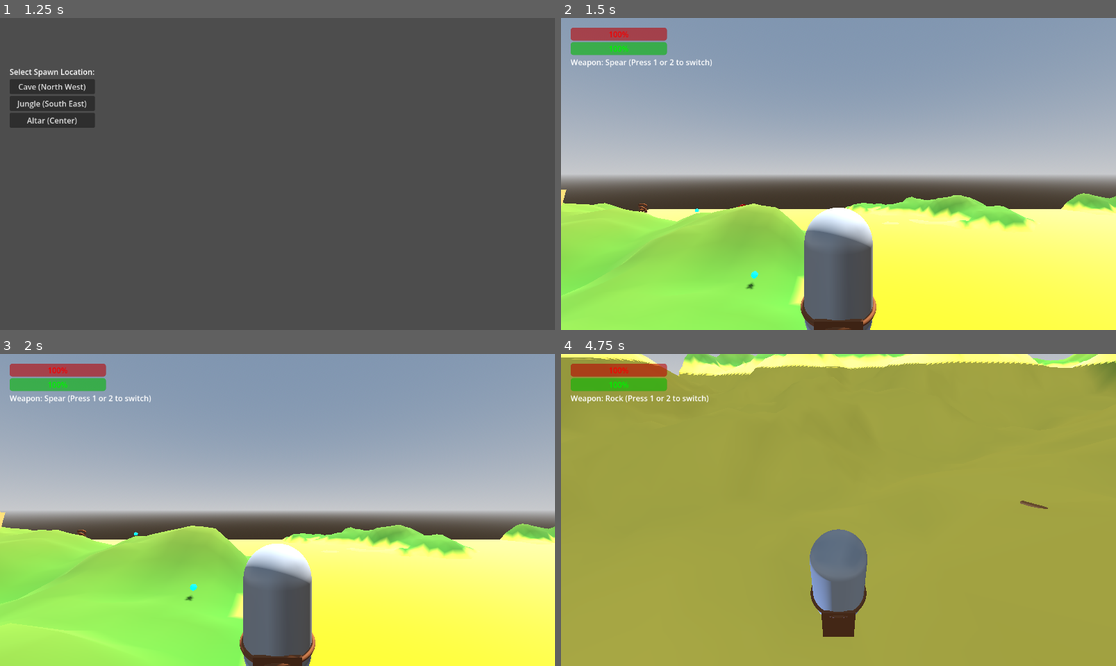
Above: before the commit, frames 1-4 (two rows, left to right).
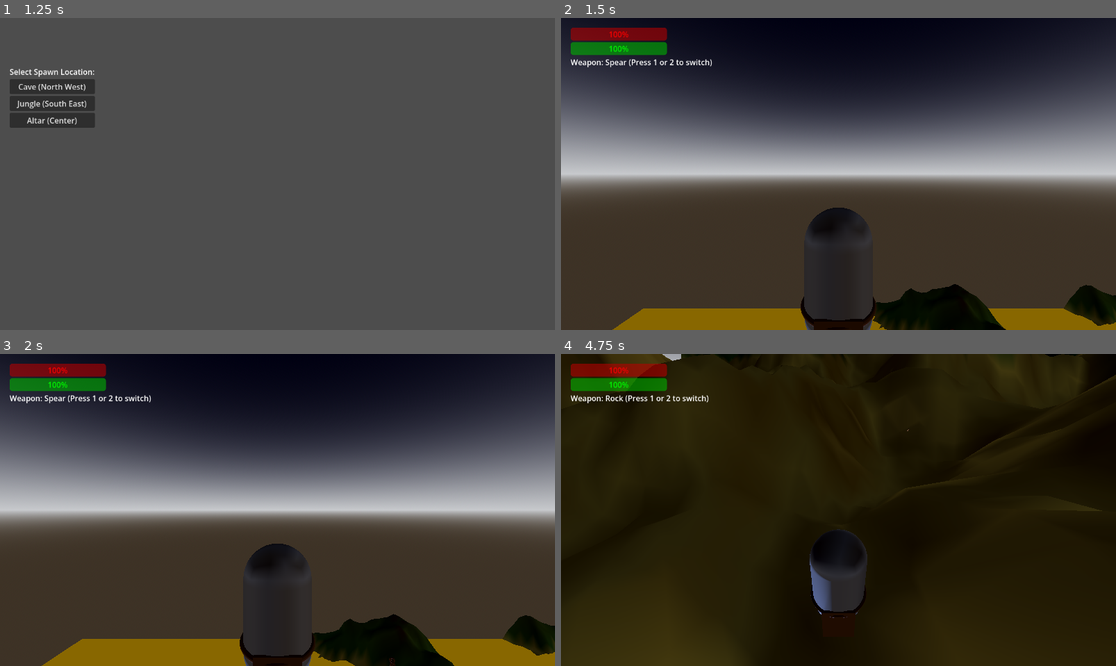
Above: after the commit, the same moments.

Repository: travist89/SpearMan
Game: Godot game, scene res://World.tscn
Same seed, same stepped clock (60 frames per second), same inputs: the game is played once before the commit and once after it. The project has no main scene, so this scene is started directly.
Inputs (mouse positions are in pixels of both pictures, inside the frame that each line leads up to):
- Up to frame 1 (1.25 s): click "Host" at 0.5 s
- Up to frame 2 (1.5 s): click "Cave (North West)" at 1.25 s
- Up to frame 3 (2 s): no input
- Up to frame 4 (4.75 s): tap Enter (ui_accept) at 2, 2.27, 3.02, 4.52 s; move the mouse to (866, 510) at 2.02 s; press the mouse at (866, 510) at 2.03 s; hold Up (ui_up) from 2.03 s (still down); move the mouse to (810, 510) at 2.77 s; release the mouse at (810, 510) at 2.78 s; tap 1 at 2.85 s; move the mouse to (849, 503) at 3.52 s; hold 2 3.53-4.28 s; move the mouse to (832, 516) at 4.27 s; tap Shift at 4.35 s

Frame 1 is identical in both runs. In frame 2, 85% of the frame differs, in the area x 0-100%, y 0-100%; in frame 3, 88%; in frame 4, 100%.

Commit message:
Fix spawn sync issues: atomic spawn_function, seed sync, terrain regeneration, and documentation update

Diff:
--- a/Player.gd
+++ b/Player.gd
@@ -117,7 +117,12 @@
 
 func _physics_process(delta):
 	if not is_multiplayer_authority():
-		return # Position is synced by MultiplayerSynchronizer
+		# For non-local players, position is synced by MultiplayerSynchronizer.
+		# We still call move_and_slide() to ensure physics/collision state is updated,
+		# but we don't apply gravity or input forces locally.
+		move_and_slide()
+		return
+
 	if is_dead: return
 	if not is_on_floor(): velocity.y -= gravity * delta
 	if Input.is_action_just_pressed("ui_accept") and is_on_floor(): velocity.y = jump_velocity
--- a/World.gd
+++ b/World.gd
@@ -3,12 +3,12 @@
 # Networking
 var peer = ENetMultiplayerPeer.new()
 @export var player_scene: PackedScene
-var spear_scene = preload("res://Spear.tscn")
-var rock_scene = preload("res://Rock.tscn")
-var enemy_scene = preload("res://Enemy.tscn")
-var target_scene = preload("res://Target.tscn")
-var collectible_health_scene = preload("res://CollectibleHealth.tscn")
-var collectible_speed_scene = preload("res://CollectibleSpeed.tscn")
+@export var spear_scene: PackedScene = preload("res://Spear.tscn")
+@export var rock_scene: PackedScene = preload("res://Rock.tscn")
+@export var enemy_scene: PackedScene = preload("res://Enemy.tscn")
+@export var target_scene: PackedScene = preload("res://Target.tscn")
+@export var collectible_health_scene: PackedScene = preload("res://CollectibleHealth.tscn")
+@export var collectible_speed_scene: PackedScene = preload("res://CollectibleSpeed.tscn")
 
 # Environment
 var noise = FastNoiseLite.new()
@@ -24,9 +24,15 @@
 var moon: DirectionalLight3D
 var world_env: WorldEnvironment
 
+var spawner: MultiplayerSpawner
+
 func _ready():
-	var spawner = MultiplayerSpawner.new()
+	spawner = MultiplayerSpawner.new()
+	spawner.name = "MultiplayerSpawner" # Ensure consistent name for replication
 	spawner.spawn_path = get_path()
+	# Register a custom spawn function to handle initialization (position, id) deterministically on both sides
+	spawner.spawn_function = _spawn_player
+
 	spawner.add_spawnable_scene(player_scene.resource_path)
 	spawner.add_spawnable_scene(spear_scene.resource_path)
 	spawner.add_spawnable_scene(rock_scene.resource_path)
@@ -37,13 +43,19 @@
 	add_child(spawner)
 
 	create_multiplayer_ui()
-	setup_lighting_and_sky()
+	setup_lighting_and_sky() # Keep this if scene lighting is insufficient, but generally World.tscn handles it.
 
 	# Use a fixed seed for deterministic generation across all clients
 	seed(12345)
+	# Explicitly set all noise parameters to ensure consistency across platforms
 	noise.seed = 12345
+	noise.noise_type = FastNoiseLite.TYPE_SIMPLEX
+	noise.fractal_type = FastNoiseLite.FRACTAL_FBM
 	noise.frequency = 0.012
 	noise.fractal_octaves = 5
+	noise.fractal_lacunarity = 2.0
+	noise.fractal_gain = 0.5
+	noise.domain_warp_enabled = false
 
 	# Only the server generates the environment objects (enemies, collectibles, etc.)
 	# The MultiplayerSpawner will replicate these to clients.
@@ -65,25 +77,40 @@
 	update_day_night_cycle(delta)
 
 func setup_lighting_and_sky():
-	world_env = WorldEnvironment.new()
-	var env = Environment.new()
-	var sky = Sky.new()
-	var sky_mat = ProceduralSkyMaterial.new()
-	sky_mat.sky_top_color = Color(0.4, 0.6, 1.0)
-	sky_mat.sky_horizon_color = Color(0.6, 0.5, 0.4)
-	sky_mat.ground_bottom_color = Color(0.2, 0.1, 0.1)
-	sky.sky_material = sky_mat
-	env.sky = sky
-	env.background_mode = Environment.BG_SKY
-	env.ambient_light_source = Environment.AMBIENT_SOURCE_SKY
-	env.tonemap_mode = Environment.TONE_MAPPER_FILMIC
-	env.glow_enabled = true
-	world_env.environment = env
-	add_child(world_env)
-	sun = DirectionalLight3D.new(); sun.name = "Sun"; sun.shadow_enabled = true
-	sun.light_color = Color(1.0, 1.0, 0.85); add_child(sun)
-	moon = DirectionalLight3D.new(); moon.name = "Moon"; moon.shadow_enabled = true
-	moon.light_color = Color(0.5, 0.65, 1.0); moon.light_energy = 0.6; add_child(moon)
+	# Try to find existing nodes from World.tscn first
+	if has_node("WorldEnvironment"):
+		world_env = $WorldEnvironment
+	else:
+		world_env = WorldEnvironment.new()
+		add_child(world_env)
+
+	if world_env.environment == null:
+		var env = Environment.new()
+		var sky = Sky.new()
+		var sky_mat = ProceduralSkyMaterial.new()
+		sky_mat.sky_top_color = Color(0.4, 0.6, 1.0)
+		sky_mat.sky_horizon_color = Color(0.6, 0.5, 0.4)
+		sky_mat.ground_bottom_color = Color(0.2, 0.1, 0.1)
+		sky.sky_material = sky_mat
+		env.sky = sky
+		env.background_mode = Environment.BG_SKY
+		env.ambient_light_source = Environment.AMBIENT_SOURCE_SKY
+		env.tonemap_mode = Environment.TONE_MAPPER_FILMIC
+		env.glow_enabled = true
+		world_env.environment = env
+
+	if has_node("DirectionalLight3D"):
+		sun = $DirectionalLight3D
+	else:
+		sun = DirectionalLight3D.new(); sun.name = "Sun"; sun.shadow_enabled = true
+		sun.light_color = Color(1.0, 1.0, 0.85); add_child(sun)
+
+	# Moon is likely not in tscn, so create it if missing
+	if has_node("Moon"):
+		moon = $Moon
+	else:
+		moon = DirectionalLight3D.new(); moon.name = "Moon"; moon.shadow_enabled = true
+		moon.light_color = Color(0.5, 0.65, 1.0); moon.light_energy = 0.6; add_child(moon)
 
 func update_day_night_cycle(delta):
 	time += delta
@@ -127,8 +154,8 @@
 	if peer.get_connection_status() != MultiplayerPeer.CONNECTION_DISCONNECTED: return
 	peer.create_server(13579); multiplayer.multiplayer_peer = peer
 
-	# Don't auto-spawn players on connect anymore, wait for them to request spawn
-	# multiplayer.peer_connected.connect(add_player)
+	# When a peer connects, sync the world settings to ensure deterministic terrain
+	multiplayer.peer_connected.connect(func(id): sync_world_settings.rpc_id(id, 12345))
 
 	# Hide connection buttons, show spawn selection
 	connection_ui.visible = false
@@ -158,8 +185,57 @@
 func hide_spawn_ui_on_client():
 	spawn_ui.visible = false
 
+@rpc("authority", "call_remote")
+func sync_world_settings(server_seed):
+	print("Syncing world settings with seed: ", server_seed)
+	seed(server_seed)
+
+	# Re-configure noise to match server exactly
+	noise.seed = server_seed
+	noise.noise_type = FastNoiseLite.TYPE_SIMPLEX
+	noise.fractal_type = FastNoiseLite.FRACTAL_FBM
+	noise.frequency = 0.012
+	noise.fractal_octaves = 5
+	noise.fractal_lacunarity = 2.0
+	noise.fractal_gain = 0.5
+	noise.domain_warp_enabled = false
+
+	# Regenerate the world with the correct seed
+	regenerate_world()
+
+func regenerate_world():
+	# Clear existing terrain and environment
+	if has_node("Terrain"): $Terrain.queue_free()
+	if has_node("MustardLake"): $MustardLake.queue_free()
+	# Clear static objects
+	for child in get_children():
+		if child.name.begins_with("PretzelTree") or child.name.begins_with("@PretzelTree"):
+			child.queue_free()
+		if child.name.begins_with("CroutonRock") or child.name.begins_with("@MeshInstance3D"): # Rocks are mesh instances
+			# Better to group them or tag them, but for now we regenerate
+			if child is MeshInstance3D and child.mesh is BoxMesh: # Heuristic for rocks
+				child.queue_free()
+
+	# Re-create environment
+	create_terrain()
+	create_mustard_lakes()
+	scatter_pretzel_trees(60)
+	scatter_crouton_rocks(40)
+
 func add_player(id = 1, location_index = 2):
 	if not multiplayer.is_server(): return
+
+	# Instead of manual instantiation, we use the spawner's spawn function.
+	# We pass the data needed to construct the player (id, location_index)
+	# The spawner will call _spawn_player on the server AND all clients with this data.
+	spawner.spawn({"id": id, "location_index": location_index})
+
+	if has_node("Player"): $Player.queue_free()
+
+func _spawn_player(data):
+	var id = data["id"]
+	var location_index = data["location_index"]
+
 	var player = player_scene.instantiate()
 	player.name = str(id)
 
@@ -171,25 +247,37 @@
 	else: # Altar
 		spawn_pos = Vector3(0, 0, 0)
 
-	# Add some randomness to prevent exact stacking if multiple players choose same spot
-	spawn_pos.x += randf_range(-2, 2)
-	spawn_pos.z += randf_range(-2, 2)
-
-	# Calculate terrain height at spawn position
-	# Note: noise.get_noise_2d takes world coordinates directly as used in create_terrain
+	# Deterministic randomness for stacking based on ID
+	# We use the ID to seed a local RNG or just add a fixed offset to ensure
+	# clients and server calculate the exact same position if they need to.
+	# However, since position is synced, the most important thing is that
+	# the server sets it correctly.
+	# BUT, since this function runs on Client too, we want it to be close.
+	# Ideally, we pass the exact position in 'data' from the server.
+	# But calculating it here is fine if 'randf' is synced or if we don't use randf.
+
+	# Actually, best practice: Server calculates position and passes it in data.
+	# But 'spawner.spawn' takes a single argument.
+	# If we calculate random position here, we must ensure RNG is synced.
+	# We synced seed in _ready. But RNG state might diverge.
+	# So, we should avoid randf() here OR pass the random offset in data.
+
+	# Let's simplify: We'll calculate the 'ideal' position here.
+	# The slight randomness can be skipped or deterministic based on ID.
+	spawn_pos.x += (id % 5) * 0.5 - 1.0 # Deterministic offset
+	spawn_pos.z += (id % 3) * 0.5 - 1.0
+
+	# Terrain height calculation
+	# Since we synced the seed and regenerated world, noise should be identical.
 	var y = noise.get_noise_2d(spawn_pos.x, spawn_pos.z) * terrain_height
-
-	# Apply the same flattening logic for the center area as in create_terrain
 	if abs(spawn_pos.x) < 15 and abs(spawn_pos.z) < 15:
 		y = lerp(y, 3.0, 0.95)
 
-	# Set spawn height well above the terrain to avoid getting stuck
-	spawn_pos.y = y + 10.0
+	# Set safe height
+	spawn_pos.y = max(y + 10.0, 50.0)
 
 	player.position = spawn_pos
-	add_child(player)
-
-	if has_node("Player"): $Player.queue_free()
+	return player
 
 # setup_environment function removed as its logic was moved to _ready
 
@@ -219,7 +307,8 @@
 	var col = CollisionShape3D.new(); col.shape = mesh_inst.mesh.create_trimesh_shape(); terrain.add_child(col)
 
 func create_mustard_lakes():
-	var lake_inst = MeshInstance3D.new(); var lake_mesh = PlaneMesh.new(); lake_mesh.size = Vector2(terrain_size, terrain_size); lake_inst.mesh = lake_mesh; lake_inst.position.y = lake_level
+	var lake_inst = MeshInstance3D.new(); lake_inst.name = "MustardLake"
+	var lake_mesh = PlaneMesh.new(); lake_mesh.size = Vector2(terrain_size, terrain_size); lake_inst.mesh = lake_mesh; lake_inst.position.y = lake_level
 	var mat = StandardMaterial3D.new(); mat.albedo_color = Color(1.0, 0.9, 0.0); mat.roughness = 0.05; mat.emission_enabled = true; mat.emission = Color(0.4, 0.3, 0); lake_inst.material_override = mat; add_child(lake_inst)
 
 func scatter_pretzel_trees(count):
Not shown, changed: GODOT_NETWORKING_DOCS.md
